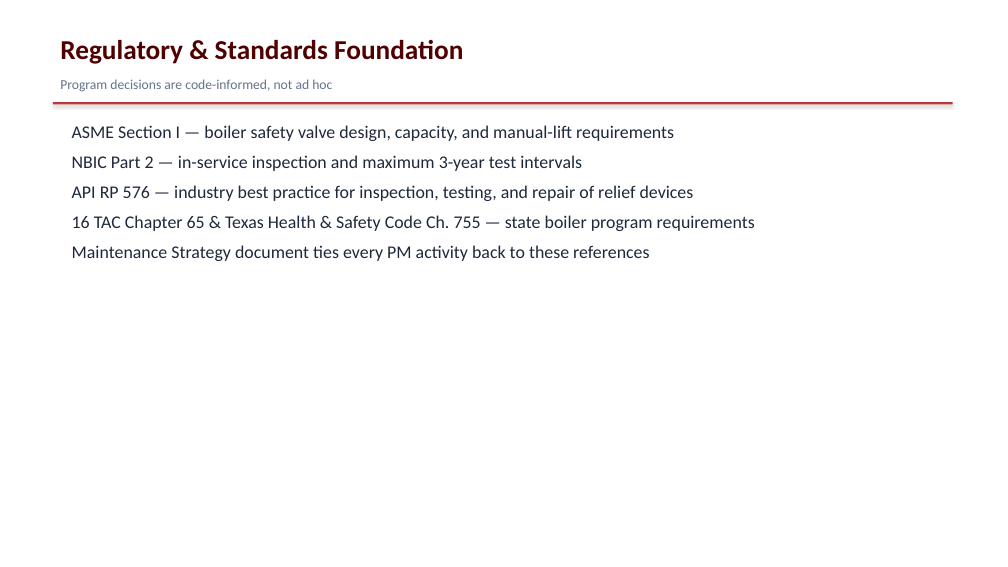
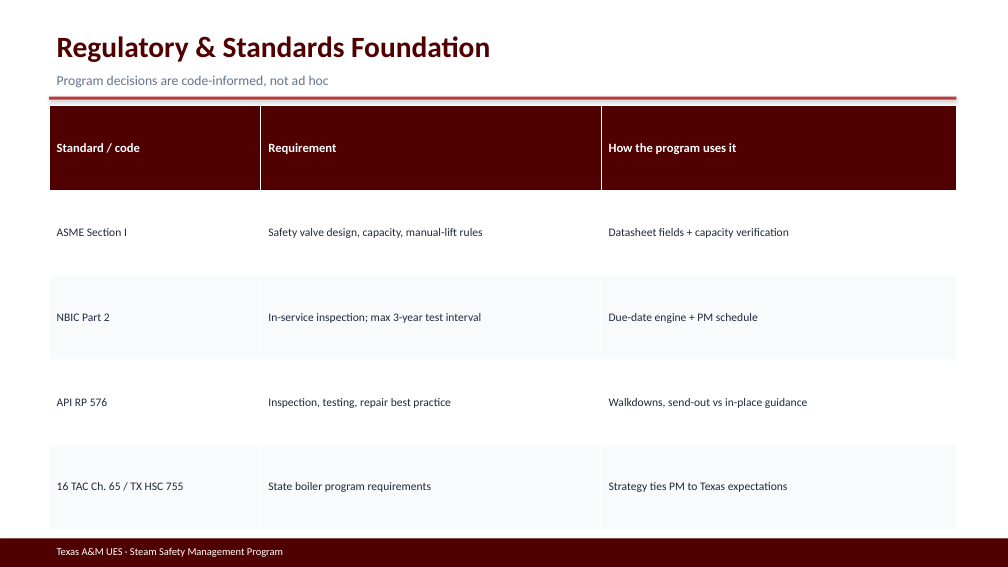
Before and after one commit to stavan12-a11y/PSV-Compliance-Tracking-Dashboard, a slide deck: slide 4 of docs/presentation/UES-Steam-Safety-Management-Program.pptx. Drawn at 1008x567 pixels with LibreOffice and Linux fonts; fonts in the diff are those of the drawing. Boxes give left, top, right and bottom in pixels: in the first picture for what was removed or moved away, otherwise in the second. Text is boxed around its words. In the diff, an @@ line names an element or a change of style, - is before the commit and + after.

```diff
--- a/docs/presentation/UES-Steam-Safety-Management-Program.pptx
+++ b/docs/presentation/UES-Steam-Safety-Management-Program.pptx
@@ text "Regulatory & Standards Foundation" at (57,36,490,62): size 26 to 28 pt @@
@@ text "Program decisions are code-informed, not ...": place and size @@
-text "Program decisions are code-informed, not ..." at (60,79,332,92)
+text "Program decisions are code-informed, not ..." at (57,75,329,88)
@@ rectangle: place and size @@
-rectangle at (53,102,953,104)
+rectangle at (49,97,957,100)
@@ table added at (49,106,957,529), 5 rows, 3 columns @@
+Standard / code | Requirement | How the program uses it
+ASME Section I | Safety valve design, capacity, manual-lift rules | Datasheet fields + capacity verification
+NBIC Part 2 | In-service inspection; max 3-year test interval | Due-date engine + PM schedule
+API RP 576 | Inspection, testing, repair best practice | Walkdowns, send-out vs in-place guidance
+16 TAC Ch. 65 / TX HSC 755 | State boiler program requirements | Strategy ties PM to Texas expectations
@@ text removed at (72,125,755,261) @@
-ASME Section I — boiler safety valve design, capacity, and manual-lift requirements
-NBIC Part 2 — in-service inspection and maximum 3-year test intervals
-API RP 576 — industry best practice for inspection, testing, and repair of relief devices
-16 TAC Chapter 65 & Texas Health & Safety Code Ch. 755 — state boiler program requirements
-Maintenance Strategy document ties every PM activity back to these references
@@ rectangle added at (0,538,1008,567), fill #500000 @@
@@ text added at (57,548,283,557), 10 pt, text #FFFFFF @@
+Texas A&M UES · Steam Safety Management Program
```
Also in this commit, not shown: 16 other slides changed, 9 slides added, 9 slides removed, 5 other files.
